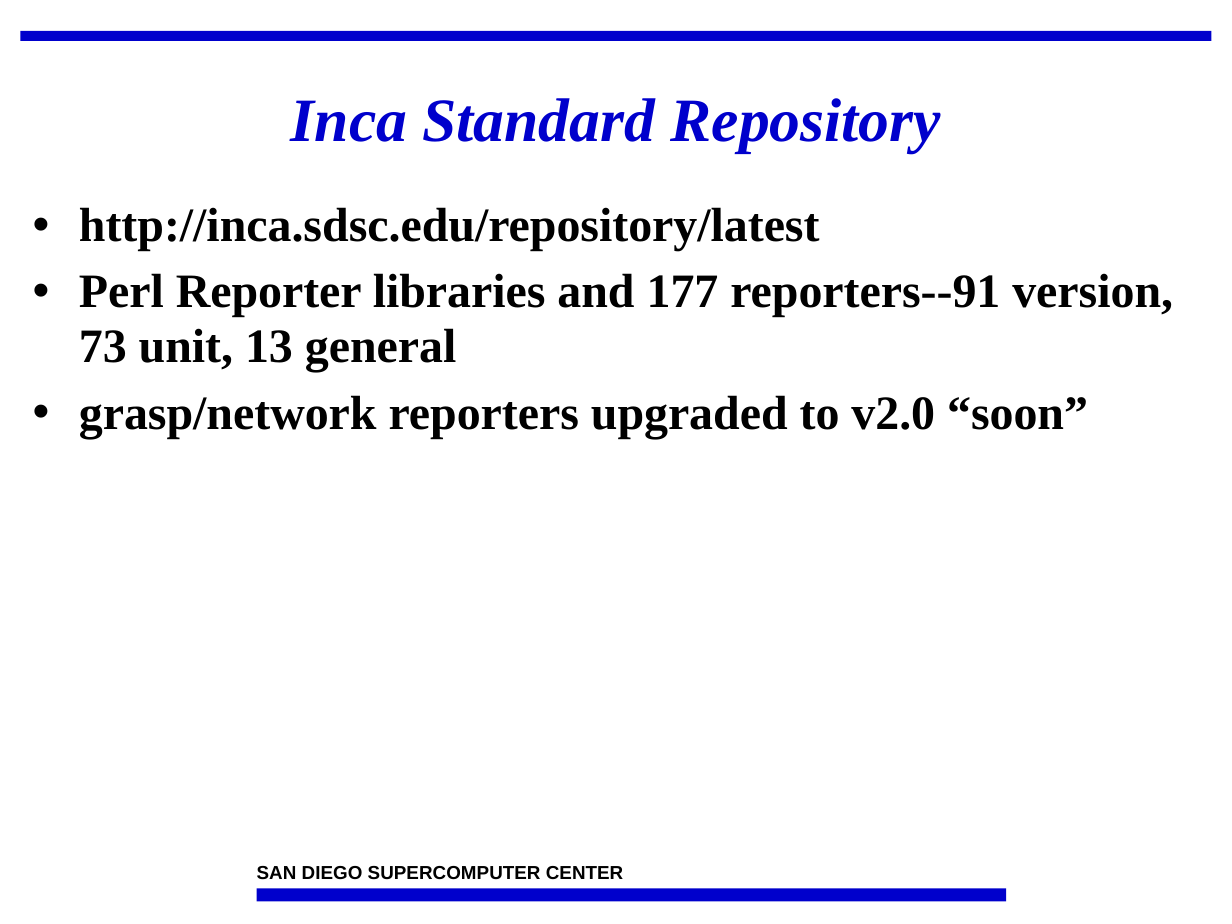
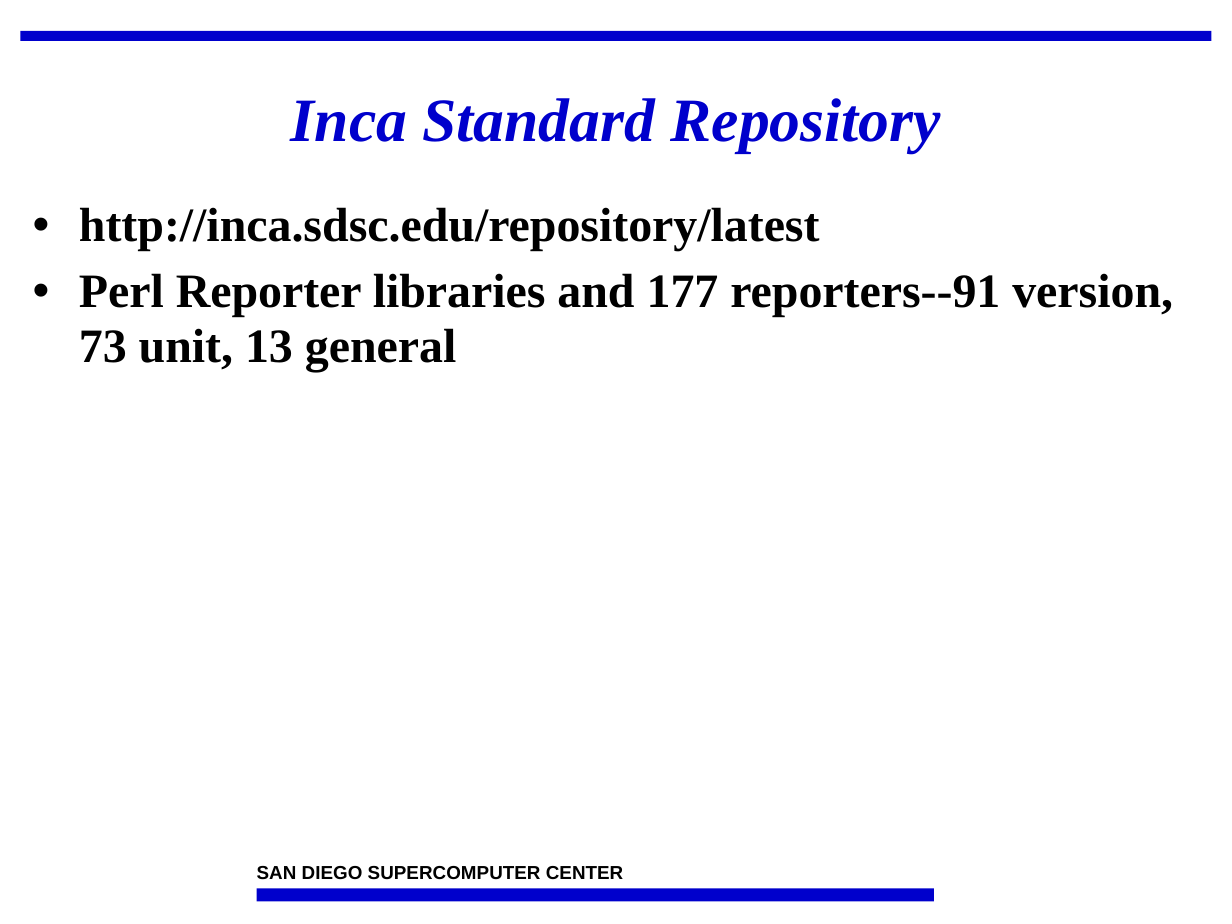
Before and after one commit to IncaProject/inca-xsede, a slide deck: slide 27 of talks/2008workshop/incaReporters.ppt. Drawn at 1232x924 pixels with LibreOffice and Linux fonts; fonts in the diff are those of the drawing; background and template pictures are left out. Boxes give left, top, right and bottom in pixels: in the first picture for what was removed or moved away, otherwise in the second. Text is boxed around its words. In the diff, an @@ line names an element or a change of style, - is before the commit and + after.

```diff
--- a/talks/2008workshop/incaReporters.ppt
+++ b/talks/2008workshop/incaReporters.ppt
@@ text at <box>79,395,1088,439</box>: paragraph removed @@
-• grasp/network reporters upgraded to v2.0 “soon”
@@ rectangle: place and size @@
-rectangle at <box>256,888,1005,902</box>
+rectangle at <box>256,888,934,902</box>
```
Also in this commit, not shown: 28 other slides changed.
